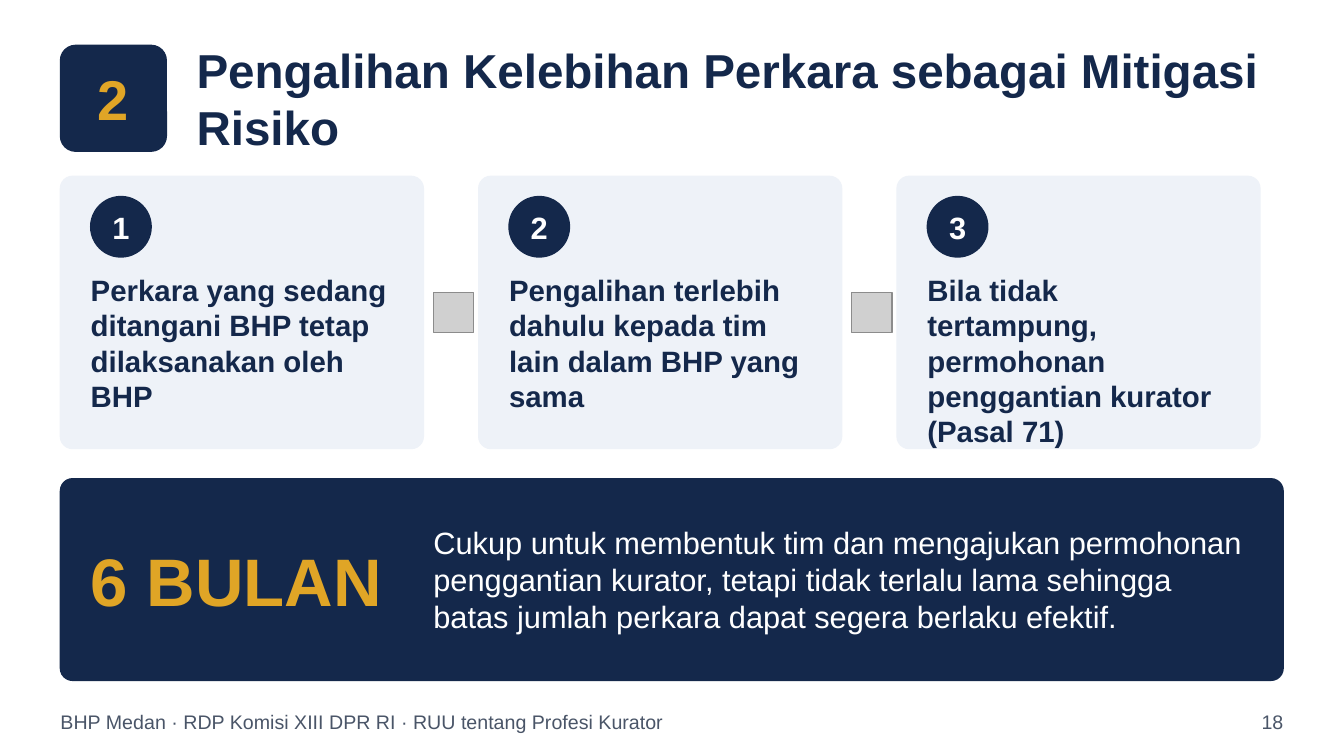
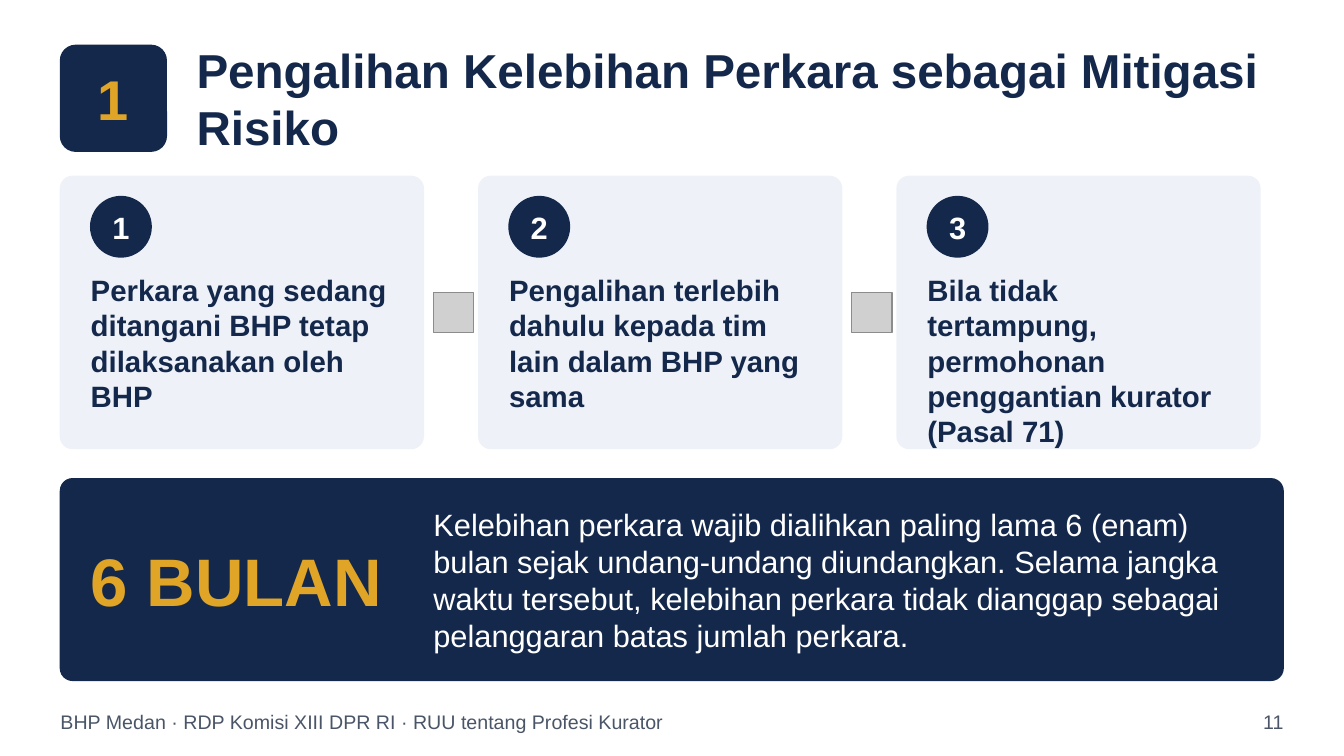
Before and after one commit to artheralawfirm-cloud/SAPAWALI, a slide deck: slide 11 of presentasi/Paparan_BHP_Medan_RUU_Profesi_Kurator.pptx (slide 18 before the commit). Drawn at 1344x756 pixels with LibreOffice and Linux fonts; fonts in the diff are those of the drawing; grey boxes stand for pictures. Boxes give left, top, right and bottom in pixels: in the first picture for what was removed or moved away, otherwise in the second. Text is boxed around its words. In the diff, an @@ line names an element or a change of style, - is before the commit and + after.

```diff
--- a/presentasi/Paparan_BHP_Medan_RUU_Profesi_Kurator.pptx
+++ b/presentasi/Paparan_BHP_Medan_RUU_Profesi_Kurator.pptx
@@ text at (98,81,129,120): text changed @@
-2
+1
@@ text at (433,513,1220,652): text changed @@
-Cukup untuk membentuk tim dan mengajukan permohonan penggantian kurator, tetapi tidak terlalu lama sehingga batas jumlah perkara dapat segera berlaku efektif.
+Kelebihan perkara wajib dialihkan paling lama 6 (enam) bulan sejak undang-undang diundangkan. Selama jangka waktu tersebut, kelebihan perkara tidak dianggap sebagai pelanggaran batas jumlah perkara.
@@ text at (1263,715,1283,729): text changed @@
-18
+11
```
Also in this commit, not shown: 39 other slides changed, 1 slide added, 1 slide removed, 2 other files.
